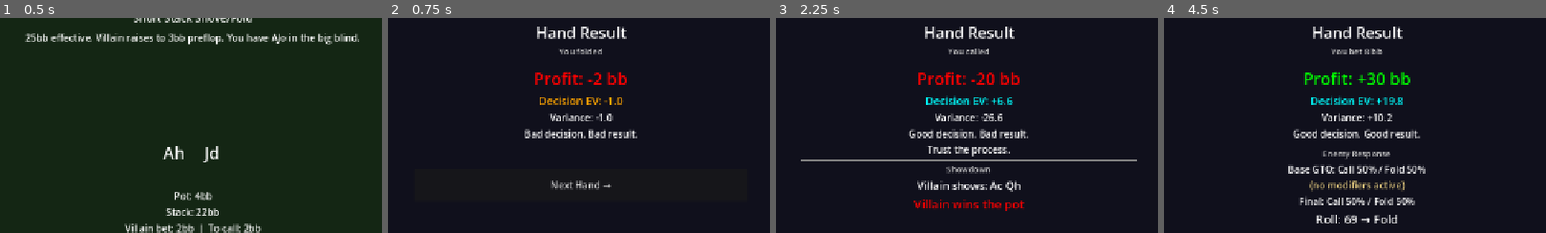
Above: before the commit, frames 1-4 (left to right).
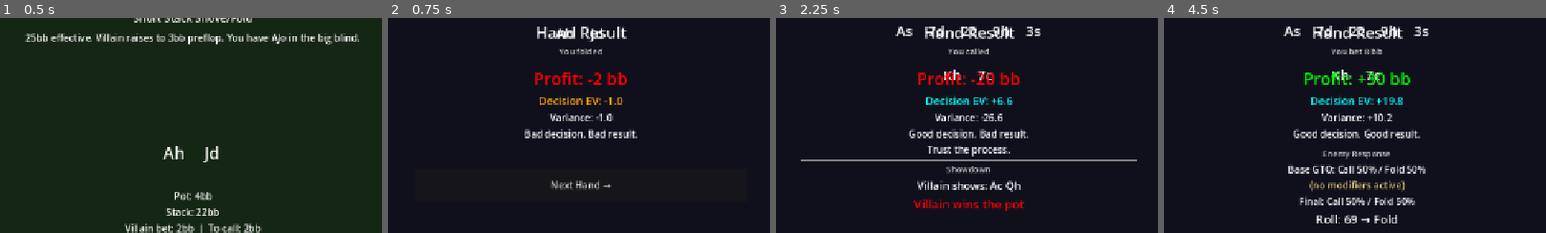
Above: after the commit, the same moments.

Repository: TianzeMYou/GTORoguelike
Game: Godot game, scene res://scenes/ui/Main.tscn
Two runs of this game, one before a commit and one after it. Both use one fixed random seed, a clock stepped at 60 frames per second and the inputs below.
Inputs:
- Up to frame 1 (0.5 s): no input
- Up to frame 2 (0.75 s): click "FOLD" at 0.5 s
- Up to frame 3 (2.25 s): click "Next Hand →" at 1.25 s; click "CALL" at 2 s
- Up to frame 4 (4.5 s): click "Next Hand →" at 2.75 s; click "RAISE" at 3.5 s; click "25% pot" at 4.25 s
The pictures show only the part of the screen within x 25-75%, y 5-55%; the shares and areas given below are measured in that part.

Frame 1 is identical in both runs. In frame 2, 0.2% of the frame differs, in the area x 43-56%, y 4-12%; in frame 3, 0.7%; in frame 4, 0.7%, in the area x 31-70%, y 3-29%.

Commit message:
Show board and player hand on result screen

Diff:
--- a/scenes/ui/ResultScreen.tscn
+++ b/scenes/ui/ResultScreen.tscn
@@ -19,6 +19,25 @@
 grow_horizontal = 2
 grow_vertical = 2
 color = Color(0.05, 0.05, 0.1, 0.95)
+
+[node name="CardArea" type="VBoxContainer" parent="."]
+layout_mode = 1
+anchor_left = 0.5
+anchor_top = 0.0
+anchor_right = 0.5
+anchor_bottom = 0.0
+offset_left = -250.0
+offset_top = 20.0
+offset_right = 250.0
+offset_bottom = 160.0
+
+[node name="BoardCards" type="HBoxContainer" parent="CardArea"]
+name = "BoardCards"
+alignment = 1
+
+[node name="PlayerCards" type="HBoxContainer" parent="CardArea"]
+name = "PlayerCards"
+alignment = 1
 
 [node name="Panel" type="VBoxContainer" parent="."]
 layout_mode = 1
--- a/scripts/core/HandEngine.gd
+++ b/scripts/core/HandEngine.gd
@@ -23,6 +23,7 @@
 	result.action_taken = "fold"
 	result.profit = -_current_spot.get("amount_to_call", 0)
 	result.ev = _current_spot.get("ev_fold", -float(_current_spot.get("amount_to_call", 0)))
+	_stamp_cards(result)
 	emit_signal("hand_resolved", result)
 
 func _resolve_check() -> void:
@@ -30,6 +31,7 @@
 	result.action_taken = "check"
 	result.profit = 0
 	result.ev = _current_spot.get("ev_check", 0.0)
+	_stamp_cards(result)
 	emit_signal("hand_resolved", result)
 
 func _resolve_call() -> void:
@@ -44,7 +46,12 @@
 	result.profit = pot + villain_bet if result.player_wins else -to_call
 	result.showdown = true
 	result.villain_hand = _current_spot.get("villain_hand", [])
+	_stamp_cards(result)
 	emit_signal("hand_resolved", result)
+
+func _stamp_cards(result: HandResult) -> void:
+	result.player_hand = _current_spot.get("player_hand", [])
+	result.board = _current_spot.get("board", [])
 
 func _resolve_bet(sizing: float) -> void:
 	var freq_data = _calc_enemy_frequencies(sizing)
@@ -80,6 +87,7 @@
 		result.profit = pot
 		result.showdown = false
 
+	_stamp_cards(result)
 	emit_signal("hand_resolved", result)
 
 func _calc_enemy_frequencies(_sizing: float) -> Dictionary:
@@ -144,6 +152,8 @@
 	var showdown: bool = false
 	var player_wins: bool = false
 	var villain_hand: Array = []
+	var player_hand: Array = []
+	var board: Array = []
 
 	func variance() -> float:
 		return profit - ev
--- a/scripts/ui/ResultScreen.gd
+++ b/scripts/ui/ResultScreen.gd
@@ -3,6 +3,9 @@
 signal continue_pressed
 
 func show_result(result: Object) -> void:
+	_build_card_display($CardArea/BoardCards, result.board)
+	_build_card_display($CardArea/PlayerCards, result.player_hand)
+
 	var profit = result.profit
 	var ev = result.ev
 	var variance = result.variance()
@@ -63,6 +66,18 @@
 	else:
 		return "Bad decision. Bad result."
 
+func _build_card_display(container: Node, cards: Array) -> void:
+	for child in container.get_children():
+		child.queue_free()
+	for card in cards:
+		var lbl = Label.new()
+		lbl.text = card
+		lbl.add_theme_font_size_override("font_size", 24)
+		lbl.custom_minimum_size = Vector2(50, 70)
+		lbl.horizontal_alignment = HORIZONTAL_ALIGNMENT_CENTER
+		lbl.vertical_alignment = VERTICAL_ALIGNMENT_CENTER
+		container.add_child(lbl)
+
 func _on_muck() -> void:
 	var gs = get_node("/root/GameState")
 	gs.apply_table_image_delta({"mystery": 1})
